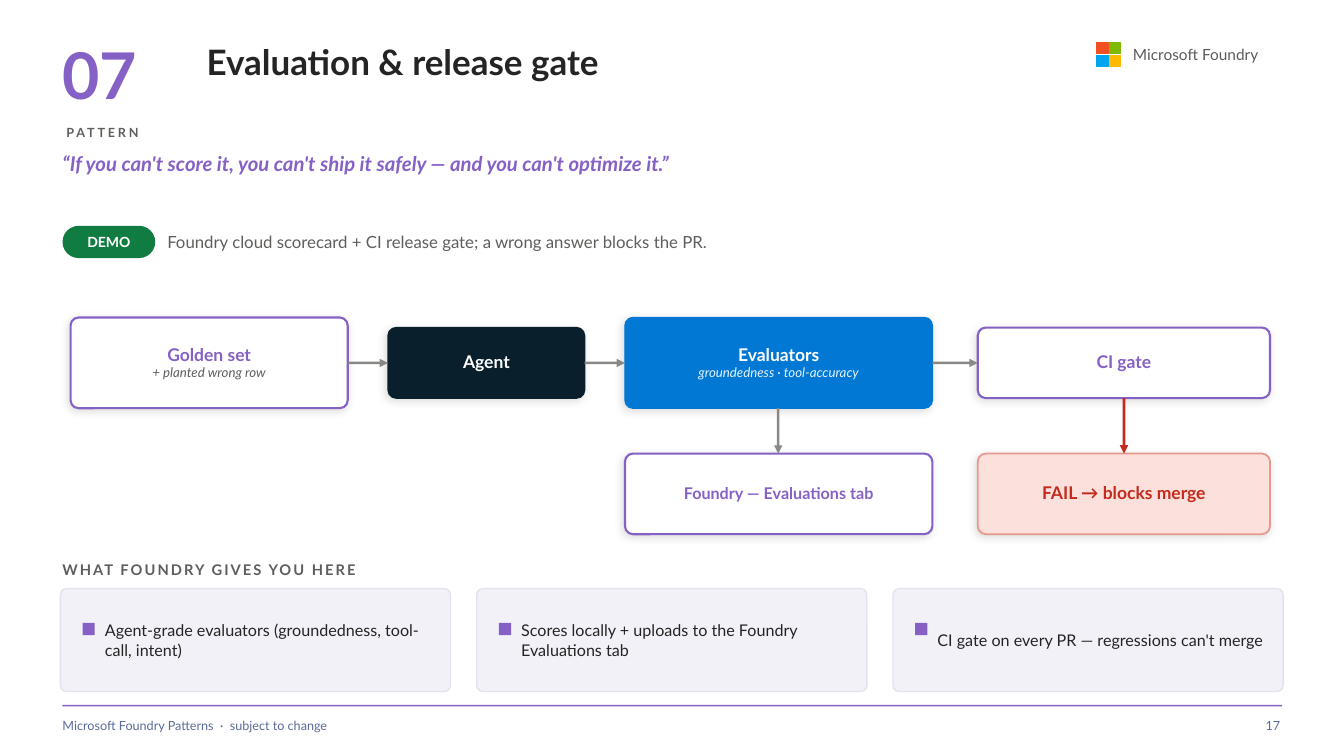
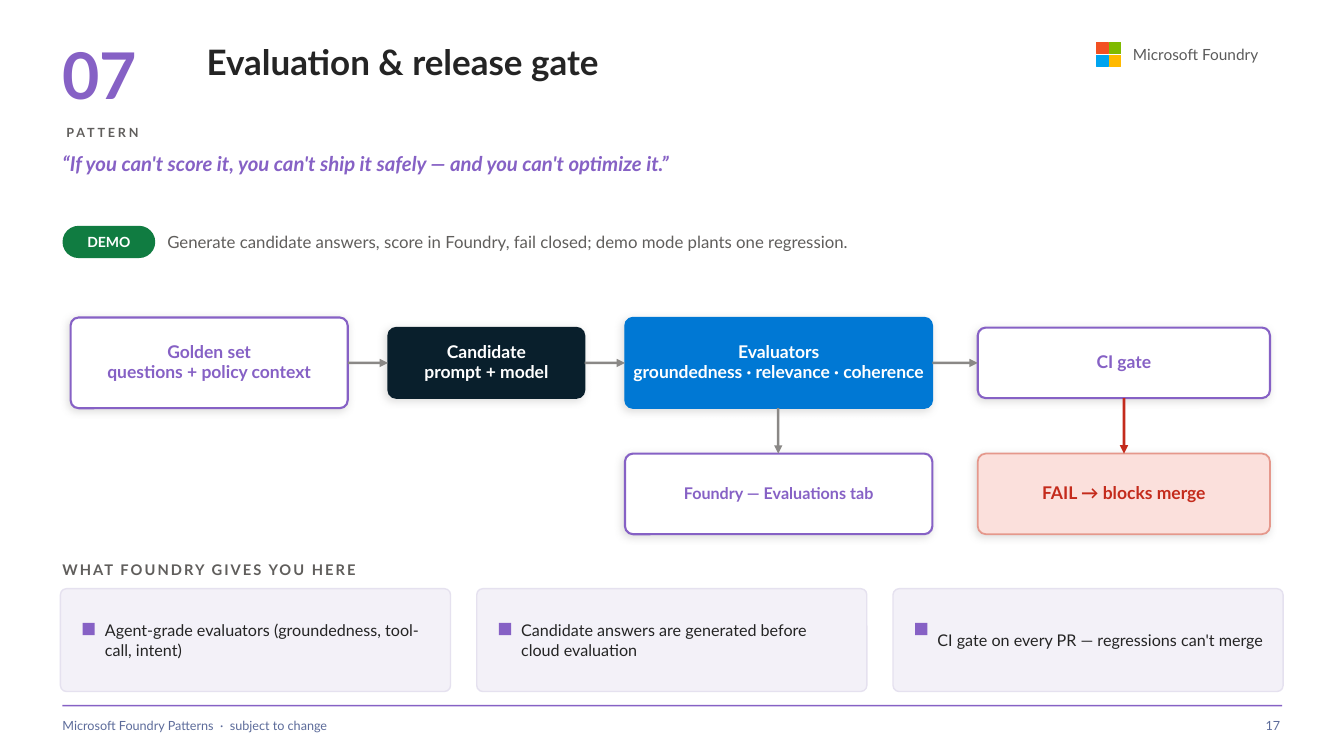
Before and after one commit to SridharArrabelly/foundry-pattern-library, a slide deck: slide 17 of foundry-patterns.pptx. Drawn at 1344x756 pixels with LibreOffice and Linux fonts; fonts in the diff are those of the drawing. Boxes give left, top, right and bottom in pixels: in the first picture for what was removed or moved away, otherwise in the second. Text is boxed around its words. In the diff, an @@ line names an element or a change of style, - is before the commit and + after.

```diff
--- a/foundry-patterns.pptx
+++ b/foundry-patterns.pptx
@@ text at (x1=167, y1=235, x2=847, y2=251): text changed @@
-Foundry cloud scorecard + CI release gate; a wrong answer blocks the PR.
+Generate candidate answers, score in Foundry, fail closed; demo mode plants one regression.
@@ text at (x1=424, y1=345, x2=548, y2=381): text changed @@
-Agent
+Candidate
+prompt + model
@@ text at (x1=107, y1=365, x2=311, y2=381): text changed; size 9.5 to 12.5 pt; text colour #605E5C to #8661C5; bold on; italic off @@
-+ planted wrong row
+questions + policy context
@@ text at (x1=633, y1=365, x2=924, y2=381): text changed; size 9.5 to 12.5 pt; text colour #E4F3FC to #FFFFFF; bold on; italic off @@
-groundedness · tool-accuracy
+groundedness · relevance · coherence
@@ text at (x1=521, y1=624, x2=807, y2=656): text changed @@
-Scores locally + uploads to the Foundry Evaluations tab
+Candidate answers are generated before cloud evaluation
```
Also in this commit, not shown: 14 other files.
